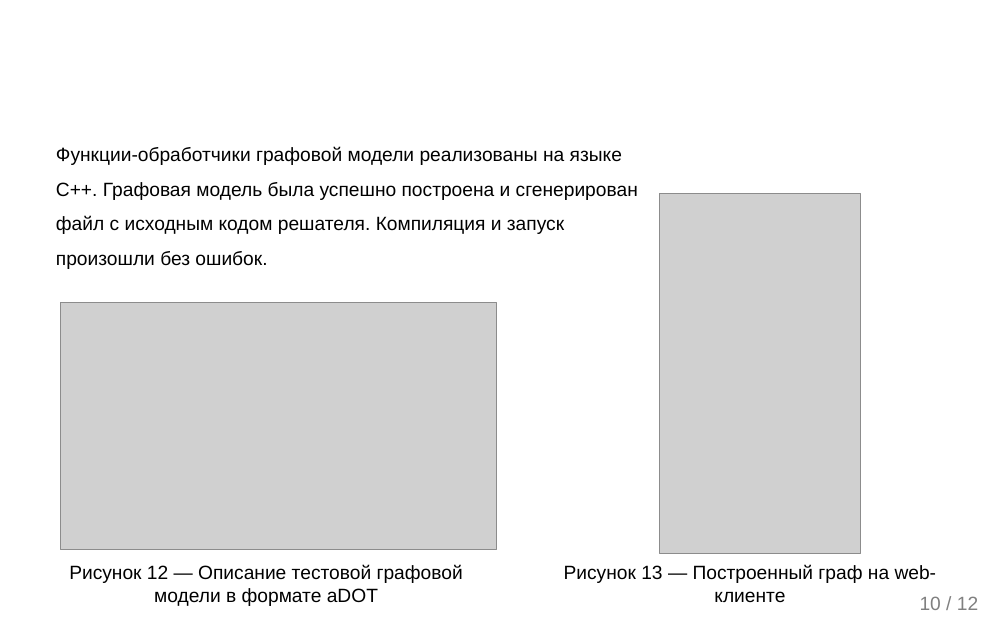
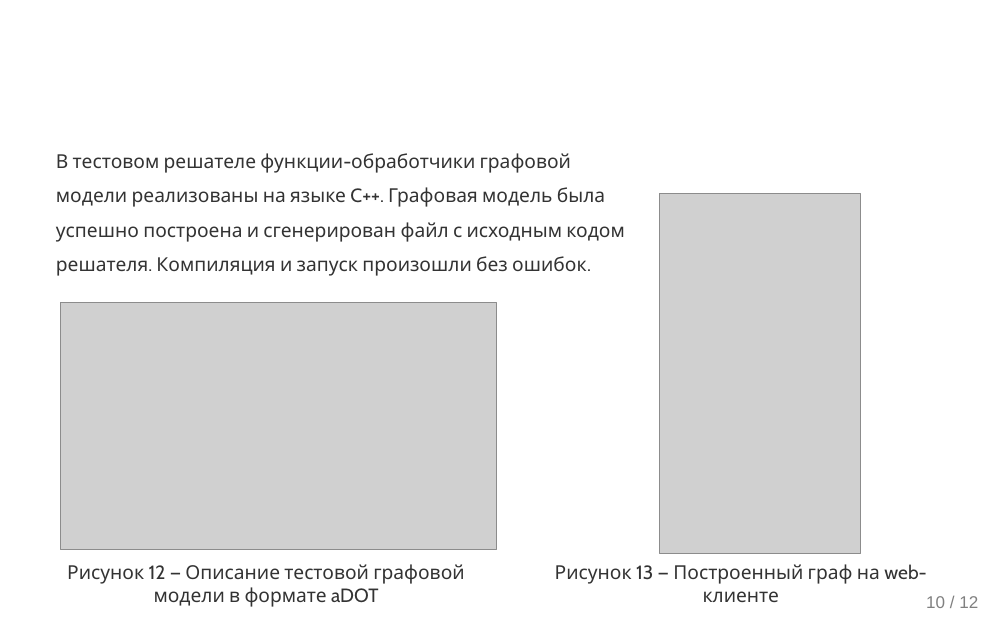
Before and after one commit to ITesserakt/Kodept, a slide deck: slide 11 of 04 - ВКРы/2019-2020 - Бизнес-логика в САПР на основе ГПИ/03 - Презентация/buisnes-logic_on_GBSE.pptx. Drawn at 1008x635 pixels with LibreOffice and Linux fonts; fonts in the diff are those of the drawing; grey boxes stand for pictures; background and template pictures are left out. Boxes give left, top, right and bottom in pixels: in the first picture for what was removed or moved away, otherwise in the second. Text is boxed around its words. In the diff, an @@ line names an element or a change of style, - is before the commit and + after.

```diff
--- a/04 - ВКРы/2019-2020 - Бизнес-логика в САПР на основе ГПИ/03 - Презентация/buisnes-logic_on_GBSE.pptx
+++ b/04 - ВКРы/2019-2020 - Бизнес-логика в САПР на основе ГПИ/03 - Презентация/buisnes-logic_on_GBSE.pptx
@@ text at bbox=[56, 153, 624, 276]: text changed; font Arial to Cabin; text colour #000000 to #333333 @@
-Функции-обработчики графовой модели реализованы на языке C++. Графовая модель была успешно построена и сгенерирован файл с исходным кодом решателя. Компиляция и запуск произошли без ошибок.
+В тестовом решателе функции-обработчики графовой модели реализованы на языке C++. Графовая модель была успешно построена и сгенерирован файл с исходным кодом решателя. Компиляция и запуск произошли без ошибок.
@@ text "Рисунок 12 — Описание тестовой ..." at bbox=[67, 564, 464, 607]: font Arial to Cabin, text colour #000000 to #333333 @@
@@ text "Рисунок 13 — Построенный граф ..." at bbox=[555, 564, 926, 602]: font Arial to Cabin, text colour #000000 to #333333 @@
@@ text "10 / 12" at bbox=[926, 596, 978, 608]: size 18 to 16 pt @@
```
Also in this commit, not shown: 12 other slides changed.
